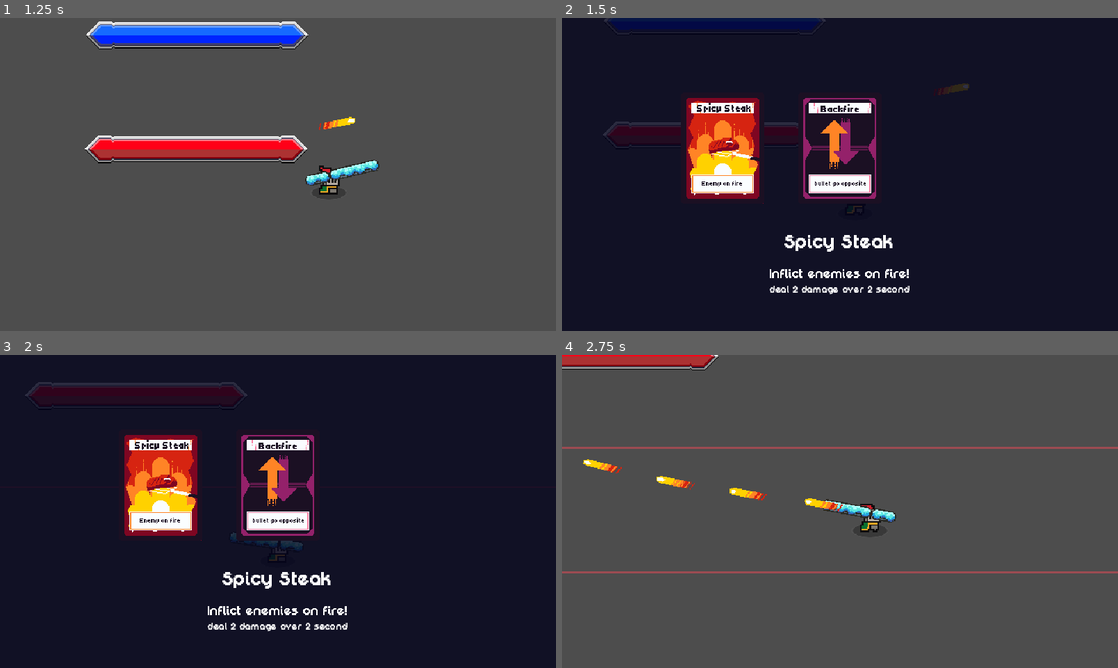
Above: before the commit, frames 1-4 (two rows, left to right).
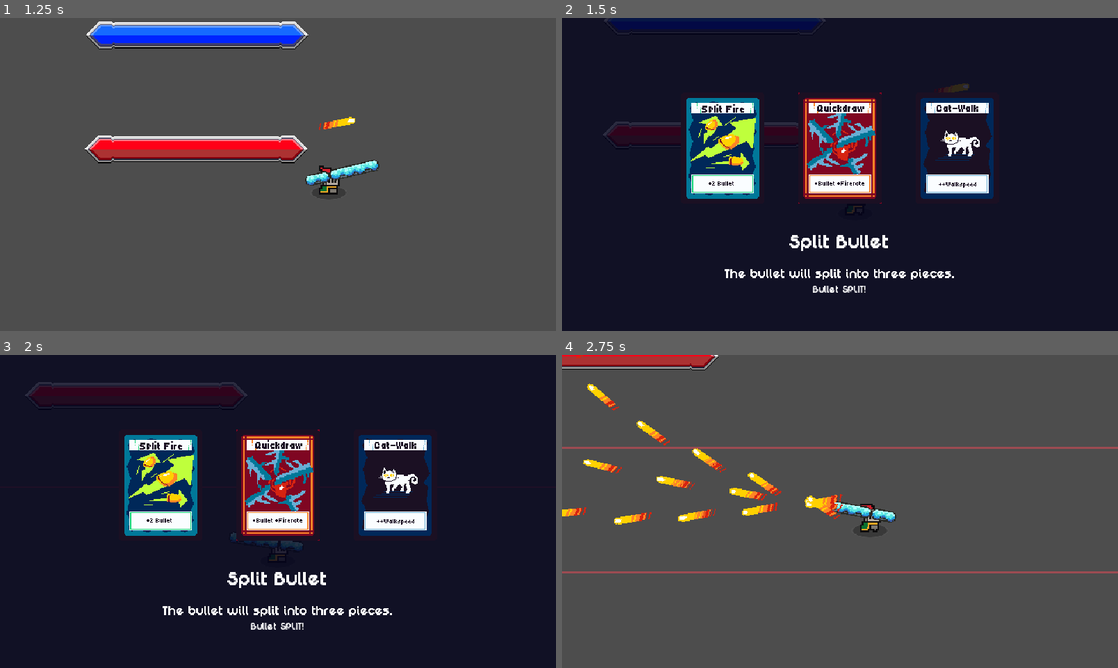
Above: after the commit, the same moments.

Repository: LicoRyte/PSCP--NoIWasTheJudge
Game: Godot game, scene res://Scene/test_scene/Jeen_test_sceme.tscn
The game is run twice, just before and just after one commit, with the same random seed, the same clock (stepped at 60 frames per second) and the same inputs.
Inputs (mouse positions are in pixels of both pictures, inside the frame that each line leads up to):
- Up to frame 1 (1.25 s): move the mouse to (400, 158) at 0.52 s; hold D (Right) from 0.53 s (still down); tap Shift (Dash) at 0.6 s; click (400, 158) at 0.67 s
- Up to frame 2 (1.5 s): move the mouse to (728, 190) at 1.27 s; release D (Right) at 1.28 s; hold S (Down) from 1.28 s (still down); tap P (DevTest) at 1.35 s
- Up to frame 3 (2 s): keep holding S (Down)
- Up to frame 4 (2.75 s): move the mouse to (723, 486) at 2.02 s; release S (Down) at 2.03 s; press the mouse at (723, 486) at 2.03 s; hold D (Right) from 2.03 s (still down)

Frame 1 is identical in both runs. In frame 2, 10% of the frame differs, in the area x 22-78%, y 23-89%; in frame 3, 10%; in frame 4, 1.2%.

Commit message:
Card Effect

Diff:
--- a/Scene/Card/Cat-Walk.tscn
+++ b/Scene/Card/Cat-Walk.tscn
@@ -1,6 +1,6 @@
 [gd_scene load_steps=4 format=3 uid="uid://th28212ig6k6"]
 
-[ext_resource type="Script" uid="uid://cj4t3l6spfanh" path="res://Scripts/Card Scripts/Cat-Walk.gd" id="1_w2m58"]
+[ext_resource type="Script" uid="uid://cj4t3l6spfanh" path="res://Scripts/Card Scripts/OldCard/Cat-Walk.gd" id="1_w2m58"]
 [ext_resource type="Texture2D" uid="uid://61jqvhoin2yx" path="res://Asset/pic/Card/Cat-Walk.png" id="2_w2m58"]
 
 [sub_resource type="RectangleShape2D" id="RectangleShape2D_w2m58"]
--- a/Scene/Card/SplitFire.tscn
+++ b/Scene/Card/SplitFire.tscn
@@ -1,7 +1,7 @@
 [gd_scene load_steps=5 format=3 uid="uid://rdsw0rpdhmmk"]
 
-[ext_resource type="Script" uid="uid://dof8bi28cwbw7" path="res://Scripts/Card Scripts/SplitFire.gd" id="1_dpmch"]
-[ext_resource type="Texture2D" uid="uid://d1uw1qaq8fcr3" path="res://pic/Card/SplitFire.png" id="2_dpmch"]
+[ext_resource type="Script" uid="uid://dof8bi28cwbw7" path="res://Scripts/Card Scripts/OldCard/SplitFire.gd" id="1_dpmch"]
+[ext_resource type="Texture2D" uid="uid://d1uw1qaq8fcr3" path="res://Asset/pic/Card/SplitFire.png" id="2_dpmch"]
 
 [sub_resource type="ShaderMaterial" id="ShaderMaterial_dpmch"]
 
--- a/Scene/Card/Upgrade Gun.tscn
+++ b/Scene/Card/Upgrade Gun.tscn
@@ -1,6 +1,6 @@
 [gd_scene load_steps=4 format=3 uid="uid://xoa7a6sf1510"]
 
-[ext_resource type="Script" uid="uid://bnli4dt87es7j" path="res://Scripts/Card Scripts/GunUpgrade.gd" id="1_0ymxd"]
+[ext_resource type="Script" uid="uid://bnli4dt87es7j" path="res://Scripts/Card Scripts/OldCard/GunUpgrade.gd" id="1_0ymxd"]
 [ext_resource type="Texture2D" uid="uid://b4wyeihew6oq5" path="res://Asset/pic/Card/Quickdraw.png" id="2_0ymxd"]
 
 [sub_resource type="RectangleShape2D" id="RectangleShape2D_3swlv"]
--- a/Scripts/Base/CardComponent.gd
+++ b/Scripts/Base/CardComponent.gd
@@ -3,11 +3,12 @@
 
 var health : HealthComponent
 var stat : StatComponent
+var gun : Gun
 
 func _ready() -> void:
 	health = Common.get_component(get_parent(), HealthComponent)
 	stat = Common.get_component(get_parent(), StatComponent)
-
+	gun = Common.get_component(get_parent(),Gun)
 	GameEvents._card_append.connect(card_added)
 
 	connect("tree_entered", card_added)
@@ -17,6 +18,7 @@
 	card._health_change(health)
 	card._stat_change(stat)
 	card.execute_modifier()
+	card._gun_change(gun)
 
 func card_removed(card: CardResource):
 	pass
--- a/Scripts/Base/CardResource.gd
+++ b/Scripts/Base/CardResource.gd
@@ -14,6 +14,8 @@
 func _health_change(health : HealthComponent):
 	pass
 func _stat_change(stat: StatComponent):
+	pass
+func _gun_change(gun:Gun):
 	pass
 
 func _add_mod(mod : BulletModifier):
--- /dev/null
+++ b/Scripts/Card Scripts/NewCard/ColdSteak.gd
@@ -0,0 +1,11 @@
+extends CardResource
+class_name ColdSteak
+
+const COLD_STEAK = preload("res://Asset/pic/Card/ColdSteak.png")
+
+func _init() -> void:
+	_set_name("Cold Steak")
+	_set_description("Slow down enemy speed!")
+	_set_stat_name("deal 1 damage over 3 second")
+	_set_image(COLD_STEAK)
+	_add_mod(IceBullet.new())
--- /dev/null
+++ b/Scripts/Card Scripts/NewCard/NewCatWalk.gd
@@ -0,0 +1,15 @@
+extends CardResource
+class_name NewCatWalk
+
+var speed:float = 200
+const CATWALK = preload("res://Asset/pic/Card/Cat-Walk.png")
+
+func _init() -> void:
+	_set_name("CatWalk")
+	_set_description("Players will overtake the train.")
+	_set_stat_name("SPEED +10")
+	_set_image(CATWALK)
+
+func _stat_change(stat: StatComponent):
+	print("Move faster")
+	stat.speed_multiplier += speed
--- /dev/null
+++ b/Scripts/Card Scripts/NewCard/NewQuickdraw.gd
@@ -0,0 +1,19 @@
+extends CardResource
+class_name NewQuickdraw
+
+var bulllet:float = 7
+var fire_rate:float = 0.5
+const QUICKDRAW = preload("res://Asset/pic/Card/Quickdraw.png")
+
+func _init() -> void:
+	_set_name("I Need More Bullet")
+	_set_description("Bullet magazines will be larger.")
+	_set_stat_name("Bullet + 7")
+	_set_image(QUICKDRAW)
+	_add_mod(Upgrade.new())
+
+func _gun_change(gun:Gun):
+	print("BULLETTTTTTTTTTT!")
+	gun.extra_bullet = bulllet
+	gun.reduce_fire_rate = fire_rate
+	gun.change_fire_rate()
--- /dev/null
+++ b/Scripts/Card Scripts/NewCard/NewSplitFire.gd
@@ -0,0 +1,11 @@
+extends CardResource
+class_name NewSplitBullet
+
+const SPLIT_BULLET = preload("res://Asset/pic/Card/SplitFire.png")
+
+func _init() -> void:
+	_set_name("Split Bullet")
+	_set_description("The bullet will split into three pieces.")
+	_set_stat_name("Bullet SPLIT!")
+	_set_image(SPLIT_BULLET)
+	_add_mod(SplitBullet.new())
--- /dev/null
+++ b/Scripts/Card Scripts/NewCard/Shield.gd
@@ -0,0 +1,13 @@
+extends CardResource
+class_name Shield
+
+'''const SHIELD = preload("")'''
+func _init() -> void:
+	_set_name("Strong Shield")
+	_set_description("The bullet will split into three pieces.")
+	_set_stat_name("DEF + 10")
+	'''_set_image(SHIELD)'''
+
+func _stat_change(stat: StatComponent):
+	print("DEF + 10!!!!!!!!!!!!!!!!!!!!!!")
+	stat.defense_multiplier += 10
--- /dev/null
+++ b/Scripts/Gun_scripts/Modifier/IceBullet.gd
@@ -0,0 +1,25 @@
+extends BulletModifier
+class_name IceBullet
+
+var ice_damage : float =  1
+var ice_tick : float = 0.3
+var duration : float = 3
+var speed : float = 100
+
+func _ready() -> void:
+	pass
+
+func on_spawn(bullet: Bullet):
+	pass
+
+func on_hit(bullet, target, bullet_attributes):
+	var eff = Effect.new()
+	eff.damage = ice_damage
+	eff.tick_value = ice_tick
+	eff.duration = duration
+	eff.speed_decreased = speed
+	eff.inflict(target)
+	bullet_attributes["function"].append(
+		Callable(Damage, "deal_effect").bind(eff , target)
+	)
+	return bullet_attributes
--- a/Scripts/Gun_scripts/Modifier/Upgrade.gd
+++ b/Scripts/Gun_scripts/Modifier/Upgrade.gd
@@ -2,9 +2,11 @@
 
 class_name Upgrade
 
+var speed : int = 200
 
 func _ready() -> void:
 	pass
 
 func on_spawn(bullet: Bullet):
 	bullet.extra_damage += 3
+	bullet.base_bullet_speed += speed
--- a/Scripts/Service_scripts/CardRandomizer.gd
+++ b/Scripts/Service_scripts/CardRandomizer.gd
@@ -11,10 +11,13 @@
 
 var current_card_on_screen = []
 
-
 var card_storage = [
 	NewBackfire.new(),
-	NewSpicySteak.new()
+	NewSpicySteak.new(),
+	NewCatWalk.new(),
+	NewQuickdraw.new(),
+	ColdSteak.new(),
+	NewSplitBullet.new()
 ]
 
 
Not shown, added: Scripts/Card Scripts/NewCard/ColdSteak.gd.uid
Renamed: Scripts/Card Scripts/NewBackfire.gd -> Scripts/Card Scripts/NewCard/NewBackfire.gd
Renamed: Scripts/Card Scripts/NewBackfire.gd.uid -> Scripts/Card Scripts/NewCard/NewBackfire.gd.uid
Not shown, added: Scripts/Card Scripts/NewCard/NewCatWalk.gd.uid
Not shown, added: Scripts/Card Scripts/NewCard/NewQuickdraw.gd.uid
Renamed: Scripts/Card Scripts/NewSpicySteak.gd -> Scripts/Card Scripts/NewCard/NewSpicySteak.gd
Renamed: Scripts/Card Scripts/NewSpicySteak.gd.uid -> Scripts/Card Scripts/NewCard/NewSpicySteak.gd.uid
Not shown, added: Scripts/Card Scripts/NewCard/NewSplitFire.gd.uid
Not shown, added: Scripts/Card Scripts/NewCard/Shield.gd.uid
Renamed: Scripts/Card Scripts/Backfire.gd -> Scripts/Card Scripts/OldCard/Backfire.gd
Renamed: Scripts/Card Scripts/Backfire.gd.uid -> Scripts/Card Scripts/OldCard/Backfire.gd.uid
Renamed: Scripts/Card Scripts/Cat-Walk.gd -> Scripts/Card Scripts/OldCard/Cat-Walk.gd
(and 10 more such lines)
